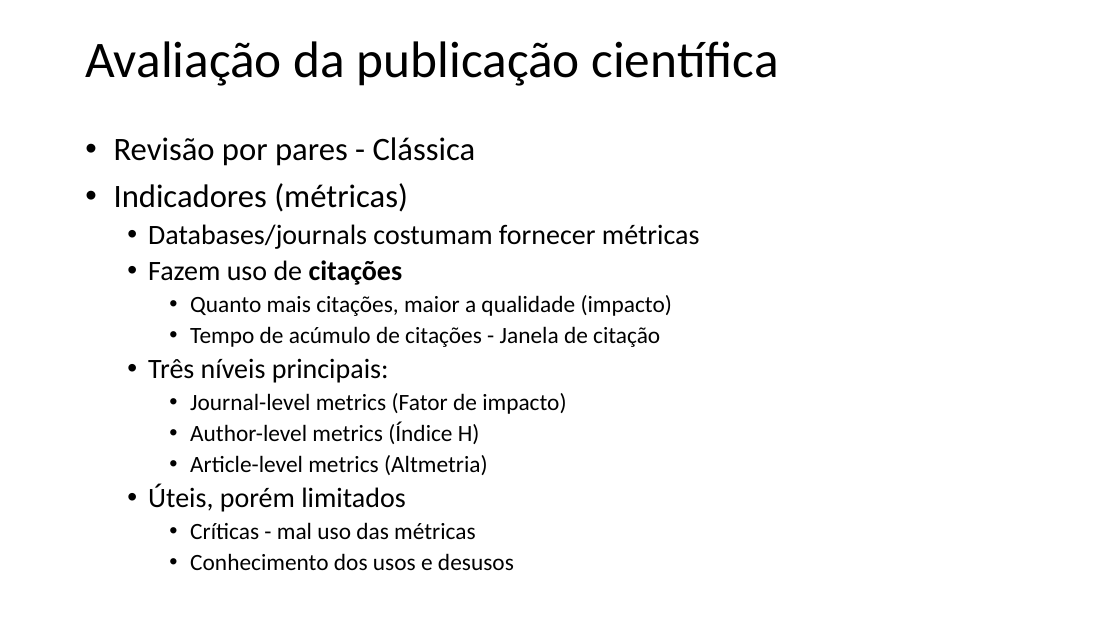
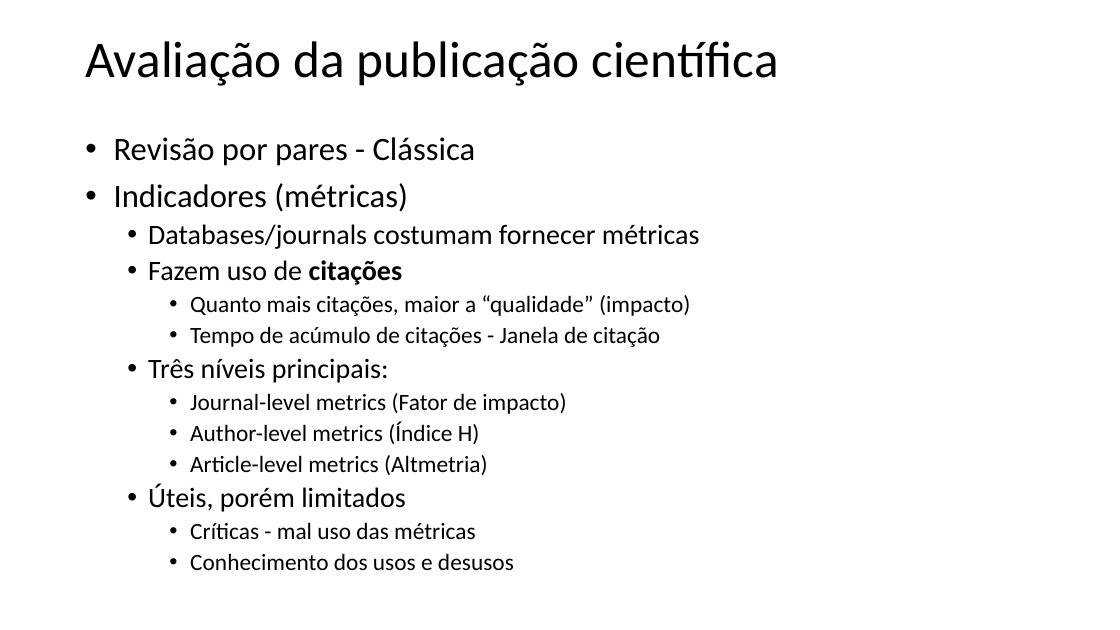
Before and after one commit to gavieira/ECG, a slide deck: slide 10 of apresentacao/apresentacao.pptx (slide 11 before the commit). Drawn at 1120x630 pixels with LibreOffice and Linux fonts; fonts in the diff are those of the drawing. Boxes give left, top, right and bottom in pixels: in the first picture for what was removed or moved away, otherwise in the second. Text is boxed around its words. In the diff, an @@ line names an element or a change of style, - is before the commit and + after.

```diff
--- a/apresentacao/apresentacao.pptx
+++ b/apresentacao/apresentacao.pptx
@@ text at [190,295,690,316]: text changed @@
-    • Quanto mais citações, maior a qualidade (impacto)
+    • Quanto mais citações, maior a “qualidade” (impacto)
```
Also in this commit, not shown: 10 other slides changed, 20 slides added, 14 slides removed, 9 other files.
